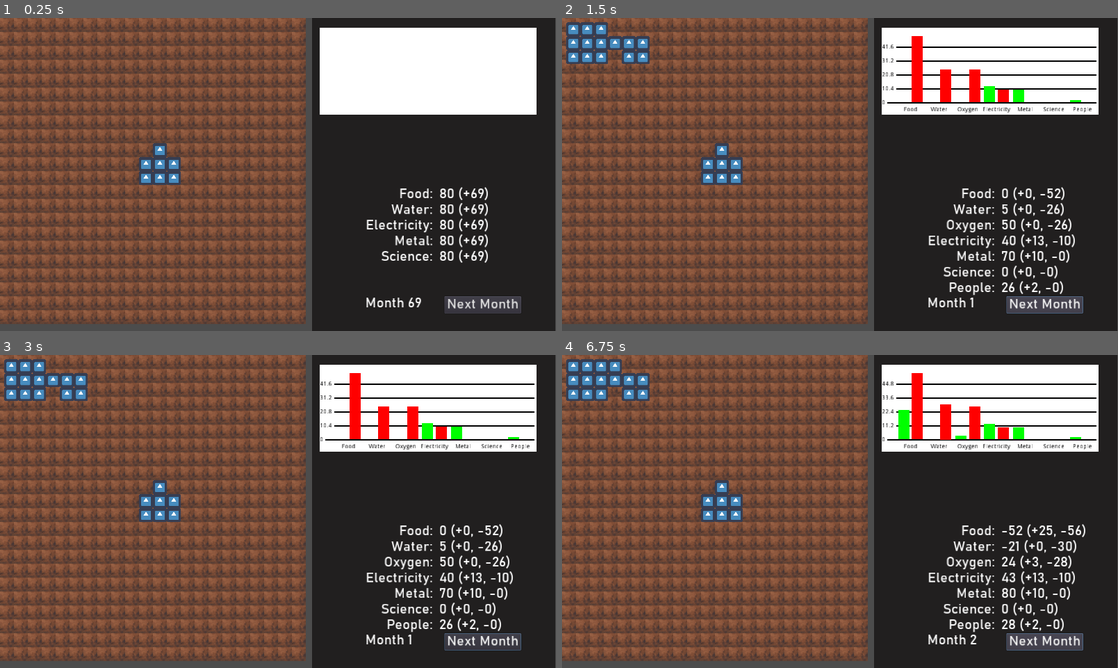
Above: before the commit, frames 1-4 (two rows, left to right).
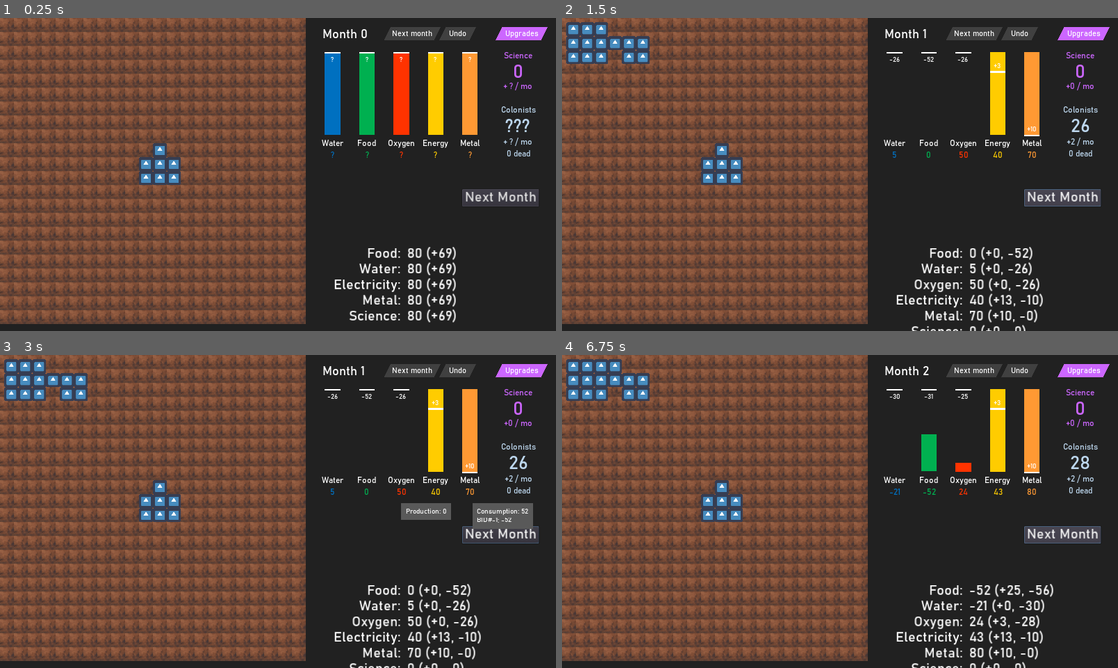
Above: after the commit, the same moments.

Repository: sirknightj/CEV-1
Game: Godot game, scene res://scenes/MainGameScene.tscn
Same seed, same stepped clock (60 frames per second), same inputs: the game is played once before the commit and once after it. The engine's default icon, where the game draws it, is replaced by a stand-in: a white triangle on a blue panel in a dark square.
Inputs (mouse positions are in pixels of both pictures, inside the frame that each line leads up to):
- Up to frame 1 (0.25 s): no input
- Up to frame 2 (1.5 s): click "Next Month" at 0.5 s; click "Next Month" at 1.25 s
- Up to frame 3 (3 s): click (355, 414) at 2.02 s; click (361, 414) at 2.77 s
- Up to frame 4 (6.75 s): click (917, 433) at 3.52 s; click (917, 414) at 4.27 s; click (923, 414) at 5.02 s; click (917, 433) at 5.77 s; click "Next Month" at 6.5 s

The runs differ from the first frame. In frame 1, 19% of the frame differs, in the area x 0-100%, y 0-100%; in frame 2, 19%; in frame 3, 20%; in frame 4, 19%.

Commit message:
Implement resource visualization bar graph

Diff:
--- a/source/scenes/Graph.tscn
+++ b/source/scenes/Graph.tscn
@@ -1,3 +1,181 @@
-[gd_scene format=2]
+[gd_scene load_steps=7 format=2]
 
-[node name="Graph" type="Node2D"]
+[ext_resource path="res://scenes/GraphBar.tscn" type="PackedScene" id=1]
+[ext_resource path="res://BAHNSCHRIFT.TTF" type="DynamicFontData" id=2]
+[ext_resource path="res://scripts/Graph.gd" type="Script" id=3]
+
+[sub_resource type="DynamicFont" id=1]
+size = 20
+font_data = ExtResource( 2 )
+
+[sub_resource type="DynamicFont" id=2]
+size = 44
+font_data = ExtResource( 2 )
+
+[sub_resource type="DynamicFont" id=3]
+font_data = ExtResource( 2 )
+
+[node name="Graph" type="Control"]
+margin_right = 560.0
+margin_bottom = 320.0
+script = ExtResource( 3 )
+
+[node name="HBoxContainer" type="GridContainer" parent="."]
+anchor_bottom = 0.371
+margin_left = 10.0
+margin_right = 397.0
+margin_bottom = 139.28
+grow_horizontal = 2
+grow_vertical = 2
+columns = 5
+
+[node name="Water" parent="HBoxContainer" instance=ExtResource( 1 )]
+anchor_right = 0.0
+anchor_bottom = 0.0
+margin_right = 75.0
+margin_bottom = 235.0
+rect_min_size = Vector2( 75, 235 )
+rect_pivot_offset = Vector2( 266, 201 )
+
+[node name="Food" parent="HBoxContainer" instance=ExtResource( 1 )]
+anchor_right = 0.0
+anchor_bottom = 0.0
+margin_left = 79.0
+margin_right = 154.0
+margin_bottom = 235.0
+rect_min_size = Vector2( 75, 235 )
+rect_pivot_offset = Vector2( 266, 201 )
+
+[node name="Oxygen" parent="HBoxContainer" instance=ExtResource( 1 )]
+anchor_right = 0.0
+anchor_bottom = 0.0
+margin_left = 158.0
+margin_right = 233.0
+margin_bottom = 235.0
+rect_min_size = Vector2( 75, 235 )
+rect_pivot_offset = Vector2( 266, 201 )
+
+[node name="Energy" parent="HBoxContainer" instance=ExtResource( 1 )]
+anchor_right = 0.0
+anchor_bottom = 0.0
+margin_left = 237.0
+margin_right = 312.0
+margin_bottom = 235.0
+rect_min_size = Vector2( 75, 235 )
+rect_pivot_offset = Vector2( 266, 201 )
+
+[node name="Metal" parent="HBoxContainer" instance=ExtResource( 1 )]
+anchor_right = 0.0
+anchor_bottom = 0.0
+margin_left = 316.0
+margin_right = 391.0
+margin_bottom = 235.0
+rect_min_size = Vector2( 75, 235 )
+rect_pivot_offset = Vector2( 266, 201 )
+
+[node name="Label" type="Label" parent="."]
+margin_left = 424.0
+margin_top = -5.0
+margin_right = 522.0
+margin_bottom = 24.0
+custom_colors/font_color = Color( 0.8, 0.4, 1, 1 )
+custom_fonts/font = SubResource( 1 )
+text = "Science"
+align = 1
+valign = 1
+
+[node name="ScienceDiff" type="Label" parent="."]
+margin_left = 424.0
+margin_top = 65.0
+margin_right = 522.0
+margin_bottom = 94.0
+custom_colors/font_color = Color( 0.8, 0.4, 1, 1 )
+custom_fonts/font = SubResource( 1 )
+text = "+ ? / mo"
+align = 1
+valign = 1
+
+[node name="ColonistsDiff" type="Label" parent="."]
+margin_left = 424.0
+margin_top = 193.0
+margin_right = 522.0
+margin_bottom = 222.0
+custom_colors/font_color = Color( 0.741176, 0.843137, 0.933333, 1 )
+custom_fonts/font = SubResource( 1 )
+text = "+ ? / mo"
+align = 1
+valign = 1
+
+[node name="ColonistsDead" type="Label" parent="."]
+margin_left = 424.0
+margin_top = 220.0
+margin_right = 522.0
+margin_bottom = 249.0
+custom_colors/font_color = Color( 0.741176, 0.843137, 0.933333, 1 )
+custom_fonts/font = SubResource( 1 )
+text = "0 dead"
+align = 1
+valign = 1
+
+[node name="ScienceStore" type="Label" parent="."]
+margin_left = 424.0
+margin_top = 24.0
+margin_right = 522.0
+margin_bottom = 69.0
+custom_colors/font_color = Color( 0.8, 0.4, 1, 1 )
+custom_fonts/font = SubResource( 2 )
+text = "0"
+align = 1
+valign = 1
+
+[node name="ColonistsStore" type="Label" parent="."]
+margin_left = 424.0
+margin_top = 149.0
+margin_right = 522.0
+margin_bottom = 194.0
+custom_colors/font_color = Color( 0.741176, 0.843137, 0.933333, 1 )
+custom_fonts/font = SubResource( 2 )
+text = "???"
+align = 1
+valign = 1
+
+[node name="Label2" type="Label" parent="."]
+margin_left = 424.0
+margin_top = 119.0
+margin_right = 522.0
+margin_bottom = 148.0
+custom_colors/font_color = Color( 0.741176, 0.843137, 0.933333, 1 )
+custom_fonts/font = SubResource( 1 )
+text = "Colonists"
+align = 1
+valign = 1
+
+[node name="ProductionRect" type="ColorRect" parent="."]
+margin_left = 204.0
+margin_top = 263.0
+margin_right = 362.0
+margin_bottom = 355.0
+color = Color( 0.34902, 0.34902, 0.34902, 1 )
+
+[node name="ProductionLabel" type="Label" parent="ProductionRect"]
+margin_left = 10.0
+margin_top = 11.0
+margin_right = 89.0
+margin_bottom = 28.0
+custom_fonts/font = SubResource( 3 )
+text = "Production"
+
+[node name="ConsumptionRect" type="ColorRect" parent="."]
+margin_left = 368.0
+margin_top = 263.0
+margin_right = 526.0
+margin_bottom = 355.0
+color = Color( 0.34902, 0.34902, 0.34902, 1 )
+
+[node name="ConsumptionLabel" type="Label" parent="ConsumptionRect"]
+margin_left = 10.0
+margin_top = 11.0
+margin_right = 105.0
+margin_bottom = 28.0
+custom_fonts/font = SubResource( 3 )
+text = "Consumption"
--- /dev/null
+++ b/source/scenes/GraphBar.tscn
@@ -0,0 +1,83 @@
+[gd_scene load_steps=5 format=2]
+
+[ext_resource path="res://BAHNSCHRIFT.TTF" type="DynamicFontData" id=1]
+[ext_resource path="res://scenes/MyTheme.tres" type="Theme" id=2]
+
+[sub_resource type="DynamicFont" id=1]
+size = 20
+font_data = ExtResource( 1 )
+
+[sub_resource type="DynamicFont" id=2]
+font_data = ExtResource( 1 )
+
+[node name="Control" type="Control"]
+anchor_right = 1.0
+anchor_bottom = 1.0
+margin_right = -1205.0
+margin_bottom = -485.0
+
+[node name="Bar" type="ColorRect" parent="."]
+anchor_left = 0.5
+anchor_right = 0.5
+margin_left = -17.5
+margin_right = 18.5
+margin_bottom = 190.0
+color = Color( 0, 0.439216, 0.752941, 1 )
+
+[node name="BackgroundHoverBar" type="ColorRect" parent="."]
+anchor_left = 0.5
+anchor_right = 0.5
+margin_left = -27.5
+margin_right = 27.5
+margin_bottom = 246.0
+color = Color( 0, 0, 0, 0 )
+
+[node name="ResourceName" type="Label" parent="."]
+anchor_left = 0.5
+anchor_top = 1.0
+anchor_right = 0.5
+anchor_bottom = 1.0
+margin_left = -36.5
+margin_top = -34.0
+margin_right = 37.5
+margin_bottom = -13.0
+theme = ExtResource( 2 )
+custom_fonts/font = SubResource( 1 )
+text = "Water"
+align = 1
+
+[node name="ResourceStore" type="Label" parent="."]
+anchor_left = 0.5
+anchor_top = 1.0
+anchor_right = 0.5
+anchor_bottom = 1.0
+margin_left = -36.5
+margin_top = -8.0
+margin_right = 37.5
+margin_bottom = 13.0
+theme = ExtResource( 2 )
+custom_colors/font_color = Color( 0, 0.439216, 0.752941, 1 )
+custom_fonts/font = SubResource( 1 )
+text = "?"
+align = 1
+
+[node name="ReferenceLine" type="ColorRect" parent="."]
+anchor_left = 0.5
+anchor_right = 0.5
+margin_left = -17.5
+margin_right = 18.5
+margin_bottom = 4.0
+
+[node name="ResourceDiff" type="Label" parent="."]
+anchor_left = 0.5
+anchor_top = 0.357
+anchor_right = 0.5
+anchor_bottom = 0.5
+margin_left = -37.5
+margin_top = -73.895
+margin_right = 37.5
+margin_bottom = -90.5
+theme = ExtResource( 2 )
+custom_fonts/font = SubResource( 2 )
+text = "?"
+align = 1
--- a/source/scenes/MainGameScene.tscn
+++ b/source/scenes/MainGameScene.tscn
@@ -4,17 +4,32 @@
 [ext_resource path="res://scenes/Sidebar.tscn" type="PackedScene" id=2]
 [ext_resource path="res://scenes/buildings/CityCenter.tscn" type="PackedScene" id=3]
 [ext_resource path="res://scripts/MainGameScene.gd" type="Script" id=4]
-[ext_resource path="res://scenes/Graph.tscn" type="PackedScene" id=5]
-[ext_resource path="res://scripts/Graph.gd" type="Script" id=6]
+
+[sub_resource type="Gradient" id=1]
+offsets = PoolRealArray( 0, 0.0027027, 1 )
+colors = PoolColorArray( 0.0173465, 0.0172676, 0.0175781, 1, 0.133333, 0.133333, 0.133333, 1, 0.133333, 0.133333, 0.133333, 1 )
+
+[sub_resource type="GradientTexture" id=2]
+gradient = SubResource( 1 )
 
 [node name="MainGameScene" type="Node2D"]
 position = Vector2( 10, 10 )
 script = ExtResource( 4 )
 
+[node name="Background" type="TextureRect" parent="."]
+margin_left = 1281.0
+margin_top = -23.0
+margin_right = 2031.0
+margin_bottom = 1275.0
+rect_rotation = 89.9999
+mouse_filter = 2
+texture = SubResource( 2 )
+expand = true
+
 [node name="Sidebar" parent="." instance=ExtResource( 2 )]
-margin_left = 708.0
+margin_left = 710.0
 margin_top = -10.0
-margin_right = 708.0
+margin_right = 710.0
 margin_bottom = -10.0
 
 [node name="TileMap" type="TileMap" parent="."]
@@ -31,7 +46,3 @@
 }
 building_cost = {
 }
-
-[node name="Graph" parent="." instance=ExtResource( 5 )]
-position = Vector2( 726, 12 )
-script = ExtResource( 6 )
--- a/source/scenes/Sidebar.tscn
+++ b/source/scenes/Sidebar.tscn
@@ -1,44 +1,57 @@
-[gd_scene load_steps=6 format=2]
+[gd_scene load_steps=10 format=2]
 
 [ext_resource path="res://assets/images/water1.png" type="Texture" id=1]
 [ext_resource path="res://assets/images/food1.png" type="Texture" id=2]
 [ext_resource path="res://assets/images/elec1.png" type="Texture" id=3]
 [ext_resource path="res://scripts/Sidebar.gd" type="Script" id=4]
 [ext_resource path="res://scenes/MyTheme.tres" type="Theme" id=5]
+[ext_resource path="res://scenes/Graph.tscn" type="PackedScene" id=6]
+[ext_resource path="res://BAHNSCHRIFT.TTF" type="DynamicFontData" id=7]
+
+[sub_resource type="DynamicFont" id=1]
+size = 30
+font_data = ExtResource( 7 )
+
+[sub_resource type="DynamicFont" id=2]
+size = 18
+font_data = ExtResource( 7 )
 
 [node name="Sidebar" type="Control"]
 anchor_right = 1.0
 anchor_bottom = 1.0
 margin_left = 720.0
+rect_pivot_offset = Vector2( 306, 85 )
 script = ExtResource( 4 )
 
 [node name="Background" type="ColorRect" parent="."]
+visible = false
 margin_right = 560.0
 margin_bottom = 720.0
-color = Color( 0.129412, 0.121569, 0.121569, 1 )
+color = Color( 0.72549, 0.0941176, 0.0941176, 0.25098 )
 
 [node name="NextMonthButton" type="Button" parent="."]
-margin_left = 305.0
-margin_top = 640.0
-margin_right = 480.0
-margin_bottom = 679.0
+margin_left = 344.0
+margin_top = 394.0
+margin_right = 519.0
+margin_bottom = 433.0
 theme = ExtResource( 5 )
 text = "Next Month"
 
 [node name="TurnCount" type="Label" parent="."]
-margin_left = 123.0
-margin_top = 640.0
-margin_right = 252.0
-margin_bottom = 673.0
+margin_left = 23.0
+margin_top = 22.0
+margin_right = 152.0
+margin_bottom = 55.0
 theme = ExtResource( 5 )
-text = "Month 69"
+custom_fonts/font = SubResource( 1 )
+text = "Month 0"
 valign = 1
 
 [node name="ResourceLabel" type="Label" parent="."]
-margin_left = 123.0
-margin_top = 389.0
-margin_right = 272.0
-margin_bottom = 566.0
+margin_left = 47.0
+margin_top = 526.0
+margin_right = 196.0
+margin_bottom = 703.0
 theme = ExtResource( 5 )
 text = "Food:
 Water:
@@ -48,10 +61,10 @@
 align = 2
 
 [node name="ResourceCounts" type="Label" parent="."]
-margin_left = 293.0
-margin_top = 389.0
-margin_right = 409.0
-margin_bottom = 566.0
+margin_left = 217.0
+margin_top = 526.0
+margin_right = 333.0
+margin_bottom = 703.0
 theme = ExtResource( 5 )
 text = "80 (+69)
 80 (+69)
@@ -59,11 +72,94 @@
 80 (+69)
 80 (+69)"
 
+[node name="Graph" parent="." instance=ExtResource( 6 )]
+margin_top = 78.0
+margin_bottom = 338.0
+
+[node name="NextMonth" type="Polygon2D" parent="."]
+position = Vector2( 845, 282 )
+color = Color( 0.25098, 0.25098, 0.25098, 1 )
+offset = Vector2( -681, -261 )
+polygon = PoolVector2Array( 15, 0, 0, 30, 115, 30, 130, 0 )
+
+[node name="Label" type="Label" parent="NextMonth"]
+anchor_left = 0.5
+anchor_top = 0.5
+anchor_right = 0.5
+anchor_bottom = 0.5
+margin_left = -668.0
+margin_top = -260.0
+margin_right = -563.0
+margin_bottom = -230.0
+mouse_filter = 1
+mouse_default_cursor_shape = 2
+theme = ExtResource( 5 )
+custom_fonts/font = SubResource( 2 )
+text = "Next month"
+align = 1
+valign = 1
+__meta__ = {
+"_edit_use_anchors_": true
+}
+
+[node name="Upgrades" type="Polygon2D" parent="."]
+position = Vector2( 1102, 282 )
+color = Color( 0.8, 0.4, 1, 1 )
+offset = Vector2( -681, -261 )
+polygon = PoolVector2Array( 15, 0, 0, 30, 105, 30, 120, 0 )
+
+[node name="Label" type="Label" parent="Upgrades"]
+anchor_left = 0.5
+anchor_top = 0.5
+anchor_right = 0.5
+anchor_bottom = 0.5
+margin_left = -671.0
+margin_top = -260.0
+margin_right = -571.0
+margin_bottom = -230.0
+mouse_filter = 1
+mouse_default_cursor_shape = 2
+theme = ExtResource( 5 )
+custom_fonts/font = SubResource( 2 )
+text = "Upgrades"
+align = 1
+valign = 1
+__meta__ = {
+"_edit_use_anchors_": true
+}
+
+[node name="Undo" type="Polygon2D" parent="."]
+position = Vector2( 972, 282 )
+color = Color( 0.25098, 0.25098, 0.25098, 1 )
+offset = Vector2( -681, -261 )
+polygon = PoolVector2Array( 15, 0, 0, 30, 70, 30, 85, 0 )
+
+[node name="Label" type="Label" parent="Undo"]
+anchor_left = 0.5
+anchor_top = 0.5
+anchor_right = 0.5
+anchor_bottom = 0.5
+margin_left = -674.0
+margin_top = -260.0
+margin_right = -604.0
+margin_bottom = -230.0
+mouse_filter = 1
+mouse_default_cursor_shape = 2
+theme = ExtResource( 5 )
+custom_fonts/font = SubResource( 2 )
+text = "Undo"
+align = 1
+valign = 1
+__meta__ = {
+"_edit_use_anchors_": true
+}
+
 [node name="GridContainer" type="GridContainer" parent="."]
-margin_left = 88.0
-margin_top = 120.0
-margin_right = 198.0
-margin_bottom = 287.0
+visible = false
+margin_left = 465.0
+margin_top = 526.0
+margin_right = 575.0
+margin_bottom = 693.0
 columns = 2
 
 [node name="PurchaseWellButton" type="Button" parent="GridContainer"]
--- a/source/scripts/GameData.gd
+++ b/source/scripts/GameData.gd
@@ -81,3 +81,18 @@
 
 static func GET_SQUARE_SIZE() -> float:
 	return 32.0
+
+
+
+"""
+	Colors
+"""
+const COLORS : Dictionary = {
+	ResourceType.WATER: Color("#0070c0"),
+	ResourceType.FOOD: Color("#00b050"),
+	ResourceType.OXYGEN: Color("#ff3300"),
+	ResourceType.ELECTRICITY: Color("#ffcc00"),
+	ResourceType.METAL: Color("#ff9933"),
+	ResourceType.SCIENCE: Color("#cc66ff"),
+	ResourceType.PEOPLE: Color("#bdd7ee"),
+}
--- a/source/scripts/Graph.gd
+++ b/source/scripts/Graph.gd
@@ -1,117 +1,125 @@
-extends Node2D
+extends Control
 
-const HEIGHT : float = 200.0
-const WIDTH : float = 500.0 # the width of this graph
+const MAX_BAR_HEIGHT = 190
 
-const BIG_SPACING : float = 10.0  # the space between the different resource bars
-const SMALL_SPACING : float = 5.0 # the space between the income/usage bars
+const RESOURCE_TYPE_TO_STRING: Dictionary = {
+	GameData.ResourceType.WATER: "Water",
+	GameData.ResourceType.FOOD: "Food",
+	GameData.ResourceType.OXYGEN: "Oxygen",
+	GameData.ResourceType.ELECTRICITY: "Energy",
+	GameData.ResourceType.METAL: "Metal",
+}
 
-const LINE_THICKNESS : float = 2.0 # the thickness of each line
-const BOTTOM_SPACING : float = 20.0 # the spacing where the bar labels will go
-const TOP_SPACING : float = 20.0 # the spacing between the highest bar and the top of the graph
-
-const LABEL_TEXT_COLOR : Color = Color("#000001") # the color of graph text labels
-const LINE_COLOR : Color = Color("#000000") # the color of the lines in the graph
-const INCOME_BAR_COLOR : Color = Color("#00FF00") # the color of the income bar
-const EXPENSE_BAR_COLOR : Color = Color("#FF0000") # the color of the expense bar
+var resource_dict : Dictionary
 
 # Called when the node enters the scene tree for the first time.
-func _ready():
-	var bg : ColorRect = ColorRect.new()
-	bg.rect_size = Vector2(WIDTH, HEIGHT)
-	add_child(bg)
+func _ready() -> void:
+	for type in RESOURCE_TYPE_TO_STRING.keys():
+		_set_color(type)
+	_on_hover_off()
 
-func update_graph(resourceDict : Dictionary) -> void:
-	for child in get_children():
-		remove_child(child)
+func _set_color(type: int) -> void:
+	assert(GameData.is_resource_type(type))
+	var node_name = RESOURCE_TYPE_TO_STRING.get(type)
+	var color = GameData.COLORS.get(type)
+	var node = get_node("HBoxContainer/" + node_name)
+	node.get_node("Bar").color = color
+	node.get_node("ResourceName").text = node_name
+	node.get_node("ResourceStore").add_color_override("font_color", color)
 
-	var bg : ColorRect = ColorRect.new()
-	bg.rect_size = Vector2(WIDTH, HEIGHT)
-	add_child(bg)
+	node.get_node("BackgroundHoverBar").connect("mouse_entered", self, "_on_hover_on", [type])
+	node.get_node("BackgroundHoverBar").connect("mouse_exited", self, "_on_hover_off")
 
-	print(resourceDict)
-	print(resourceDict.keys().size())
-	var sums : Dictionary = {}
-	var neg_sums : Dictionary = {}
-	for resource in resourceDict:
-		if not sums.has(resource):
-			sums[resource] = 0
-		if not neg_sums.has(resource):
-			neg_sums[resource] = 0
-		for building in resourceDict[resource]:
-			if resourceDict[resource][building] > 0:
-				sums[resource] += resourceDict[resource][building]
-			else:
-				neg_sums[resource] -= resourceDict[resource][building]
+class BuildingEffectsSorter:
+	static func sort_descending(a, b):
+		return a[0] > b[0]
 
-	var highest_sum : float = 0
-	for resource in sums:
-		if sums[resource] > highest_sum:
-			highest_sum = sums[resource]
-		if neg_sums[resource] > highest_sum:
-			highest_sum = neg_sums[resource]
+"""
+	Sets the hover tooltips
+"""
+func _on_hover_on(type: int) -> void:
+	assert(GameData.is_resource_type(type))
+	if not resource_dict:
+		return
+	var node_name = RESOURCE_TYPE_TO_STRING.get(type)
 
-	# The width of the longest label
-	var largest_width : int = 0
-	# Draw the y-axis
-	# The number of labels to have
-	var NUM_LABELS : int = 5
-	var offset : int = 0
-	for i in range(NUM_LABELS):
-		var label_range = highest_sum / NUM_LABELS
-		var label_text : String = str(label_range * i)
-		var label : Label = Label.new()
-		label.text = label_text
-		label.add_color_override("font_color", LABEL_TEXT_COLOR)
-		label.set_position(Vector2(0, HEIGHT - ((HEIGHT - BOTTOM_SPACING - TOP_SPACING) / NUM_LABELS) * i - label.get_line_height() - BOTTOM_SPACING))
-		add_child(label)
+	var production_texts = []
+	var consumption_texts = []
 
-		var font = label.get_font("font")
-		var label_width : float = font.get_string_size(label_text).x
+	var total_production = 0
+	var total_consumption = 0
 
-		var line : Line2D = Line2D.new()
-		line.add_point(Vector2(label_width + SMALL_SPACING, HEIGHT - ((HEIGHT - BOTTOM_SPACING - TOP_SPACING) / NUM_LABELS) * i - label.get_line_height() / 2 - BOTTOM_SPACING))
-		line.add_point(Vector2(WIDTH - SMALL_SPACING, HEIGHT - ((HEIGHT - BOTTOM_SPACING - TOP_SPACING) / NUM_LABELS) * i - label.get_line_height() / 2 - BOTTOM_SPACING))
-		offset = label.get_line_height() / 2
-		line.width = LINE_THICKNESS
-		line.default_color = LINE_COLOR
-		add_child(line)
+	# sort by absolute value decreasing
+	for building in resource_dict[type]:
+		var val = resource_dict[type][building]
+		building = "BID#" + str(building) # TODO: map to building name
+		if val > 0:
+			total_production += val
+			production_texts.append([val, "\n" + building + ": " + str(val)])
+		elif val < 0:
+			total_consumption += -val
+			consumption_texts.append([-val, "\n" + building + ": " + str(val)])
 
-		if label_width > largest_width:
-			largest_width = label_width
+	var production_text = "Production: " + str(total_production)
+	production_texts.sort_custom(BuildingEffectsSorter, "sort_descending")
+	for t in production_texts:
+		production_text += t[1]
+	var consumption_text = "Consumption: " + str(total_consumption)
+	consumption_texts.sort_custom(BuildingEffectsSorter, "sort_descending")
+	for t in consumption_texts:
+		consumption_text += t[1]
 
-	print("The longest label has width = " + str(largest_width))
+	$ProductionRect/ProductionLabel.text = production_text
+	$ConsumptionRect/ConsumptionLabel.text = consumption_text
+	$ProductionRect.show()
+	$ConsumptionRect.show()
 
-	var bars : int = resourceDict.keys().size()
-	var BAR_WIDTH : float = (WIDTH - (bars + 1) * BIG_SPACING - bars * SMALL_SPACING - largest_width) / bars / 2
+	$ProductionRect.rect_size.y = $ProductionRect/ProductionLabel.rect_size.y + 20
+	$ProductionRect.rect_size.x = $ProductionRect/ProductionLabel.rect_size.x + 20
+	$ConsumptionRect.rect_size.y = $ConsumptionRect/ConsumptionLabel.rect_size.y + 20
+	$ConsumptionRect.rect_size.x = $ConsumptionRect/ConsumptionLabel.rect_size.x + 20
 
-	print(BAR_WIDTH * bars * 2 + (1 + BIG_SPACING) * bars + bars * SMALL_SPACING)
-	print("Each bar has width = " + str(BAR_WIDTH))
+	# TODO: move the rectangles to the appropriate position next to the bar
 
-	# Draw the bars
-	for i in range(bars):
-		var bar_range : float = HEIGHT - offset - LINE_THICKNESS / 2 - BOTTOM_SPACING - TOP_SPACING # The height of our tallest bar
-		var income_height : float = sums[i] / highest_sum * bar_range # The height of the income bar
-		var spending_height : float = neg_sums[i] / highest_sum * bar_range # The height of our spending bar
+func _on_hover_off() -> void:
+	$ProductionRect.hide()
+	$ConsumptionRect.hide()
 
-		var income_bar : ColorRect = ColorRect.new()
-		income_bar.rect_size = Vector2(BAR_WIDTH, income_height)
-		income_bar.set_position(Vector2(BIG_SPACING * (i + 1) + (BAR_WIDTH * 2 + SMALL_SPACING) * i + largest_width, bar_range - income_height + TOP_SPACING))
-		income_bar.color = INCOME_BAR_COLOR
-		add_child(income_bar)
+func _to_str(number: float, include_plus: bool) -> String:
+	var prefix = "+" if number >= 0 and include_plus else ""
+	return prefix + str(round(number))
 
-		var spending_bar : ColorRect = ColorRect.new()
-		spending_bar.rect_size = Vector2(BAR_WIDTH, spending_height)
-		spending_bar.set_position(Vector2(BIG_SPACING * (i + 1) + (BAR_WIDTH * 2 + SMALL_SPACING) * i + BAR_WIDTH + SMALL_SPACING + largest_width, bar_range - spending_height + TOP_SPACING))
-		spending_bar.color = EXPENSE_BAR_COLOR
-		add_child(spending_bar)
+func update_graph(resources: GameObjs.Resources, new_resource_dict : Dictionary) -> void:
+	resource_dict = new_resource_dict
+	for type in RESOURCE_TYPE_TO_STRING.keys():
+		var node_name = RESOURCE_TYPE_TO_STRING.get(type)
+		var graph_bar = get_node("HBoxContainer/" + node_name)
 
-		var label : Label = Label.new()
-		label.add_color_override("font_color", LABEL_TEXT_COLOR)
+		# set text
+		var production = resources.get_income(type)
+		var consumption = resources.get_expense(type)
+		var reserve = resources.get_reserve(type)
+		graph_bar.get_node("ResourceStore").text = _to_str(reserve, false)
+		graph_bar.get_node("ResourceDiff").text = _to_str(production - consumption, true)
 
-		label.text = GameData.ResourceType.keys()[i].capitalize()
+		# resize bar
+		var bar_ratio = production / max(consumption, 1)
+		bar_ratio = min(1, bar_ratio)
+		graph_bar.get_node("Bar").rect_size.y = MAX_BAR_HEIGHT * bar_ratio
+		graph_bar.get_node("Bar").rect_position.y = MAX_BAR_HEIGHT * (1 - bar_ratio)
 
-		var font = label.get_font("font")
-		var label_width : float = font.get_string_size(label.text).x
-		label.set_position(Vector2(BIG_SPACING * (i + 1) + (BAR_WIDTH * 2 + SMALL_SPACING) * i + largest_width + BAR_WIDTH + SMALL_SPACING / 2 - label_width / 2, bar_range + BOTTOM_SPACING / 2 + TOP_SPACING))
-		add_child(label)
+		# move reference line and diff label
+		var reference_y = 0
+		if production > consumption:
+			reference_y = MAX_BAR_HEIGHT * (1 - consumption / production)
+		graph_bar.get_node("ReferenceLine").rect_position.y = reference_y
+		graph_bar.get_node("ResourceDiff").rect_position.y = reference_y + (10 if reference_y < 10 else -20)
+
+	# set science and people labels
+	$ScienceStore.text = _to_str(resources.get_reserve(GameData.ResourceType.SCIENCE), false)
+	$ScienceDiff.text = _to_str(resources.get_income(GameData.ResourceType.SCIENCE), true) + " / mo"
+	$ColonistsStore.text = _to_str(resources.get_reserve(GameData.ResourceType.PEOPLE), false)
+	$ColonistsDiff.text = _to_str(resources.get_income(GameData.ResourceType.PEOPLE), true) + " / mo"
+	# TODO: set dead colonists correctly:
+	var dead = 0
+	$ColonistsDead.text = _to_str(dead, false) + " dead"
--- a/source/scripts/MainGameScene.gd
+++ b/source/scripts/MainGameScene.gd
@@ -16,7 +16,7 @@
 # The sidebar object
 var sidebar : Control
 # The graph object
-var graph : Node2D
+var graph : Control
 
 onready var building_scene = preload("res://scenes/Building.tscn")
 # File path of buildings.json
@@ -32,8 +32,8 @@
 
 # Called when the node enters the scene tree for the first time.
 func _ready():
-	sidebar = get_node("Sidebar")
-	graph = get_node("Graph")
+	sidebar = $Sidebar
+	graph = $Sidebar/Graph
 	get_tree().connect("node_added", self, "_on_SceneTree_node_added")
 
 """
@@ -68,7 +68,7 @@
 """
 func update_stats():
 	sidebar.update_displays()
-	graph.update_graph(aggregate_resources())
+	graph.update_graph(GameStats.resources, aggregate_resources())
 
 """
 	Handles the logic for the next turn
